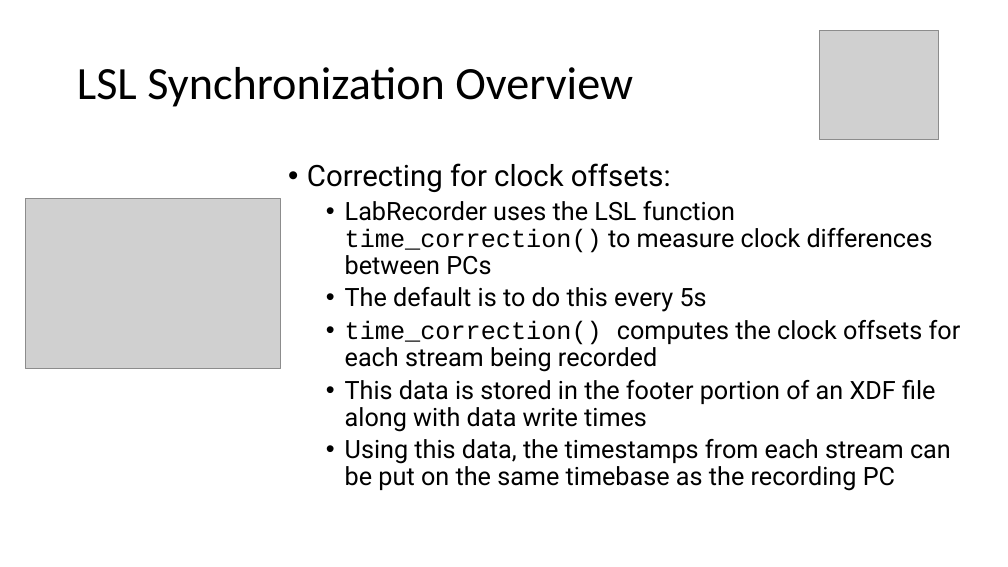
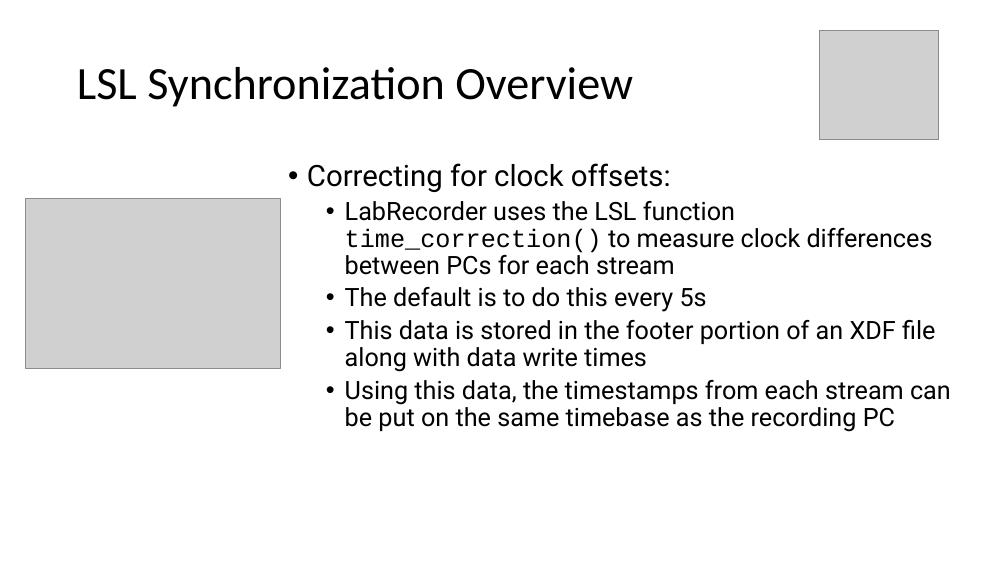
Before and after one commit to Diademics-Pty-Ltd/EEGLABWorkshop2021, a slide deck: slide 4 of 20210615-EEGLAB_workshop.pptx. Drawn at 1008x567 pixels with LibreOffice and Linux fonts; fonts in the diff are those of the drawing; grey boxes stand for pictures. Boxes give left, top, right and bottom in pixels: in the first picture for what was removed or moved away, otherwise in the second. Text is boxed around its words. In the diff, an @@ line names an element or a change of style, - is before the commit and + after.

```diff
--- a/20210615-EEGLAB_workshop.pptx
+++ b/20210615-EEGLAB_workshop.pptx
@@ text at [345,201,933,275]: text changed @@
-  • LabRecorder uses the LSL function time_correction() to measure clock differences between PCs
+  • LabRecorder uses the LSL function time_correction() to measure clock differences between PCs for each stream
@@ text at [345,320,961,372]: paragraph removed @@
-  • time_correction() computes the clock offsets for each stream being recorded
```
Also in this commit, not shown: 5 other slides changed, 2 other files.
